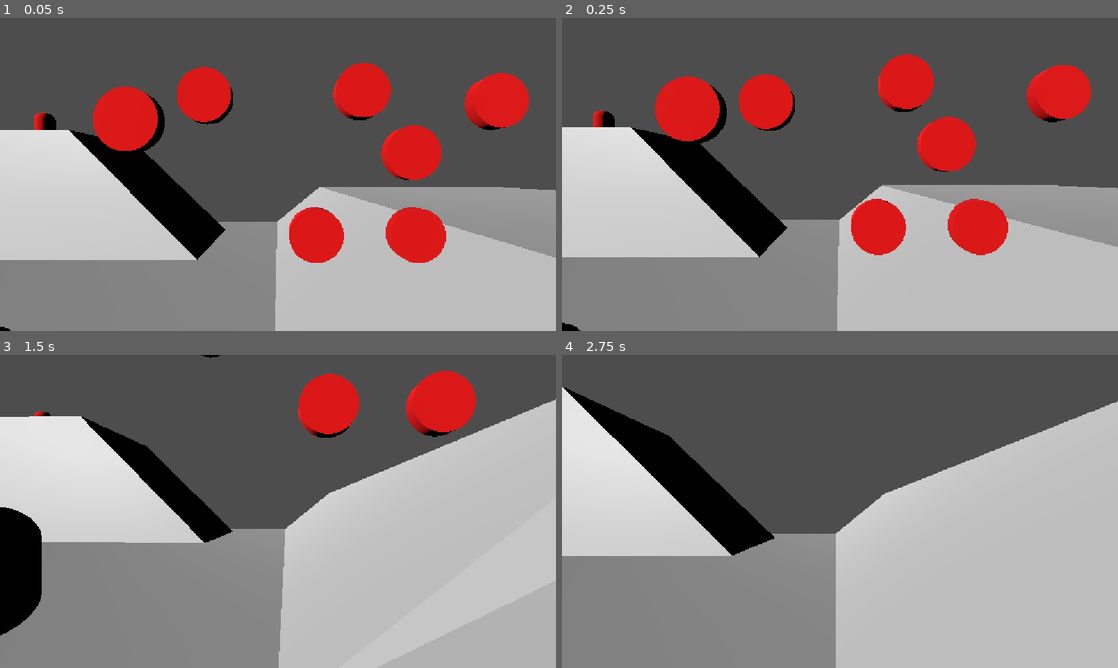
Above: before the commit, frames 1-4 (two rows, left to right).
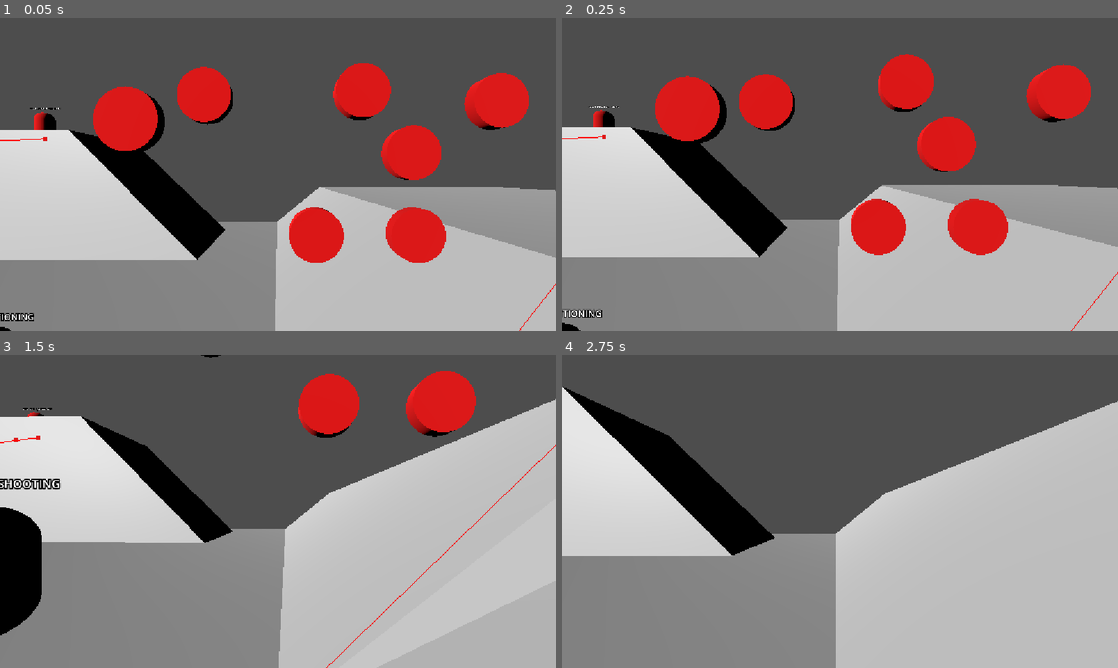
Above: after the commit, the same moments.

Repository: flowerFawn/unnamed-narrative-fps
Game: Godot game, scene res://prototyping/prototype world.tscn
Same seed, same stepped clock (60 frames per second), same inputs: the game is played once before the commit and once after it.
Inputs (mouse positions are in pixels of both pictures, inside the frame that each line leads up to):
- Up to frame 1 (0.05 s): no input
- Up to frame 2 (0.25 s): no input
- Up to frame 3 (1.5 s): move the mouse to (305, 511) at 0.52 s; press the mouse at (305, 511) at 0.53 s; hold W (Move Forward) from 0.53 s (still down); tap Space (Jump) at 0.77 s; move the mouse to (250, 511) at 1.27 s; release the mouse at (250, 511) at 1.28 s; tap Shift (Sprint) at 1.35 s
- Up to frame 4 (2.75 s): keep holding W (Move Forward); tap Space (Jump) at 1.52 s; move the mouse to (851, 505) at 2.02 s; press the mouse at (851, 505) at 2.03 s

The runs differ from the first frame. In frame 1, 0.2% of the frame differs, in the area x 0-100%, y 28-100%; in frame 2, 0.2%; in frame 3, 0.6%, in the area x 0-100%, y 16-100%; in frame 4, nothing differs.

Commit message:
moved mode change triggers to individual functions
also added labels above the enemies to display their strategy use and mode

Diff:
--- a/enemies/enemy.gd
+++ b/enemies/enemy.gd
@@ -117,10 +117,13 @@
 	set_state(EnemyState.WALKING)
 	set_mode(EnemyMode.SIMPLE_POSITIONING)
 
+func _process(delta: float) -> void:
+	$Label3D.text = StrategyUse.keys()[enemy_type.strategy_use] + ": " + \
+	EnemyMode.keys()[mode]
 
 func _physics_process(delta: float) -> void:
 	gather_info()
-	check_for_mode_change()
+	check_for_mode_change_triggers()
 	check_for_state_change()
 	update_pathfinding()
 	print(EnemyState.keys()[state])
@@ -193,20 +196,23 @@
 				set_state(EnemyState.IDLE)
 
 ##checks if the enemy needs to change mode, and updates it if so
-func check_for_mode_change() -> void:
-	if mode == EnemyMode.SIMPLE_POSITIONING:
-		if distance_squared_to_player < desired_shooting_distance_squared and minimum_comfortable_distance_squared < distance_squared_to_player:
-			set_mode(EnemyMode.SIMPLE_SHOOTING)
-		if not has_line_of_sight:
-			set_mode(EnemyMode.SIMPLE_SEARCHING)
-	if mode == EnemyMode.SIMPLE_SEARCHING:
-		if has_line_of_sight:
-			set_mode(EnemyMode.SIMPLE_POSITIONING)
-	if mode == EnemyMode.SIMPLE_SHOOTING:
-		if not has_line_of_sight:
-			set_mode(EnemyMode.SIMPLE_SEARCHING)
-		elif maximum_comfortable_distance_squared < distance_squared_to_player or distance_squared_to_player < minimum_comfortable_distance_squared:
-			set_mode(EnemyMode.SIMPLE_POSITIONING)
+func check_for_mode_change_triggers() -> void:
+	match mode:
+		EnemyMode.SIMPLE_POSITIONING:
+			if distance_squared_to_player < desired_shooting_distance_squared and minimum_comfortable_distance_squared < distance_squared_to_player:
+				mode_change_trigger_desired_distance()
+			if not has_line_of_sight:
+				mode_change_trigger_lost_player()
+		EnemyMode.SIMPLE_SEARCHING:
+			if has_line_of_sight:
+				mode_change_trigger_found_player()
+		EnemyMode.SIMPLE_SHOOTING:
+			if not has_line_of_sight:
+				mode_change_trigger_lost_player()
+			elif maximum_comfortable_distance_squared < distance_squared_to_player:
+				mode_change_trigger_player_leaves_range()
+			elif distance_squared_to_player < minimum_comfortable_distance_squared:
+				mode_change_trigger_player_moves_too_close()
 
 
 
@@ -249,3 +255,47 @@
 			is_pathfinding = true
 			is_shooting = false
 			goal_point = last_known_player_position
+
+
+func mode_change_trigger_player_moves_too_close() -> void:
+	match enemy_type.strategy_use:
+		StrategyUse.NONE, StrategyUse.START:
+			set_mode(EnemyMode.SIMPLE_POSITIONING)
+		StrategyUse.FALLBACK, StrategyUse.BOTH:
+			set_mode(EnemyMode.STRATEGIC_POSITIONING)
+
+
+func mode_change_trigger_player_leaves_range() -> void:
+	match  enemy_type.strategy_use:
+		StrategyUse.NONE, StrategyUse.START, StrategyUse.FALLBACK:
+			set_mode(EnemyMode.SIMPLE_POSITIONING)
+		StrategyUse.BOTH, StrategyUse.FULL:
+			set_mode(EnemyMode.STRATEGIC_POSITIONING)
+
+
+func mode_change_trigger_desired_distance() -> void:
+	match enemy_type.strategy_use:
+		StrategyUse.NONE, StrategyUse.START, StrategyUse.BOTH:
+			set_mode(EnemyMode.SIMPLE_SHOOTING)
+
+
+func mode_change_trigger_lost_player() -> void:
+	if enemy_type.strategy_use != StrategyUse.FULL:
+		set_mode(EnemyMode.SIMPLE_SEARCHING)
+
+
+func mode_change_trigger_found_player() -> void:
+	match enemy_type.strategy_use:
+		StrategyUse.NONE, StrategyUse.START, StrategyUse.BOTH:
+			set_mode(EnemyMode.SIMPLE_POSITIONING)
+		StrategyUse.FALLBACK:
+			set_mode(EnemyMode.STRATEGIC_POSITIONING)
+
+
+
+
+
+func mode_change_trigger_reached_strategy_point() -> void:
+	match enemy_type.strategy_use:
+		StrategyUse.FALLBACK, StrategyUse.BOTH, StrategyUse.FULL:
+			set_mode(EnemyMode.STRATEGIC_SHOOTING)
--- a/enemies/enemy.tscn
+++ b/enemies/enemy.tscn
@@ -26,9 +26,14 @@
 
 [node name="NavigationAgent3D" type="NavigationAgent3D" parent="." unique_id=887415089]
 path_height_offset = -0.9
+debug_enabled = true
 
 [node name="AirtimeRaycast" type="RayCast3D" parent="." unique_id=429091408]
 target_position = Vector3(0, -2, 0)
 
 [node name="LOSRaycast" type="RayCast3D" parent="." unique_id=1599567930]
 transform = Transform3D(1, 0, 0, 0, 1, 0, 0, 0, 1, 0, 0.60703266, 0)
+
+[node name="Label3D" type="Label3D" parent="." unique_id=2023954163]
+transform = Transform3D(1, 0, 0, 0, 1, 0, 0, 0, 1, 0, 1.1883502, 0)
+billboard = 1
--- a/weapons/resources/Pistol.tres
+++ b/weapons/resources/Pistol.tres
@@ -11,6 +11,6 @@
 auto_mode = 1
 desired_shooting_distance = 5.0
 maximum_comfortable_shooting_distance = 6.0
-minimum_comfortable_shooting_distance = 1.0
+minimum_comfortable_shooting_distance = 2.0
 weapon_type = 1
 metadata/_custom_type_script = "uid://spf2elj4s0kt"
